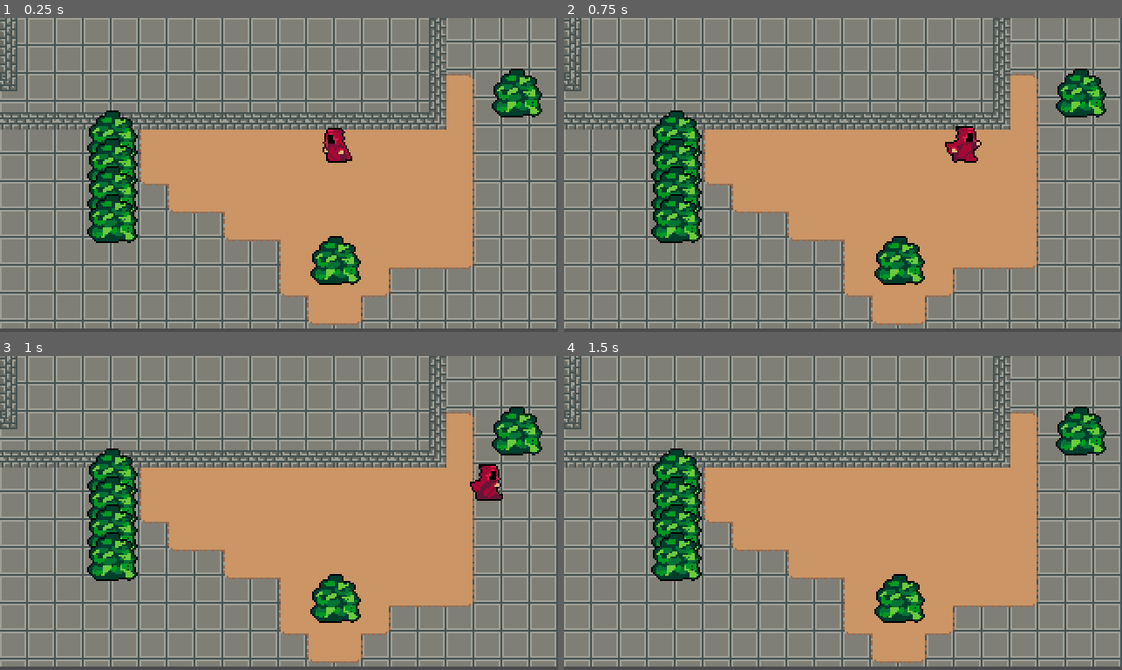
Above: before the commit, frames 1-4 (two rows, left to right).
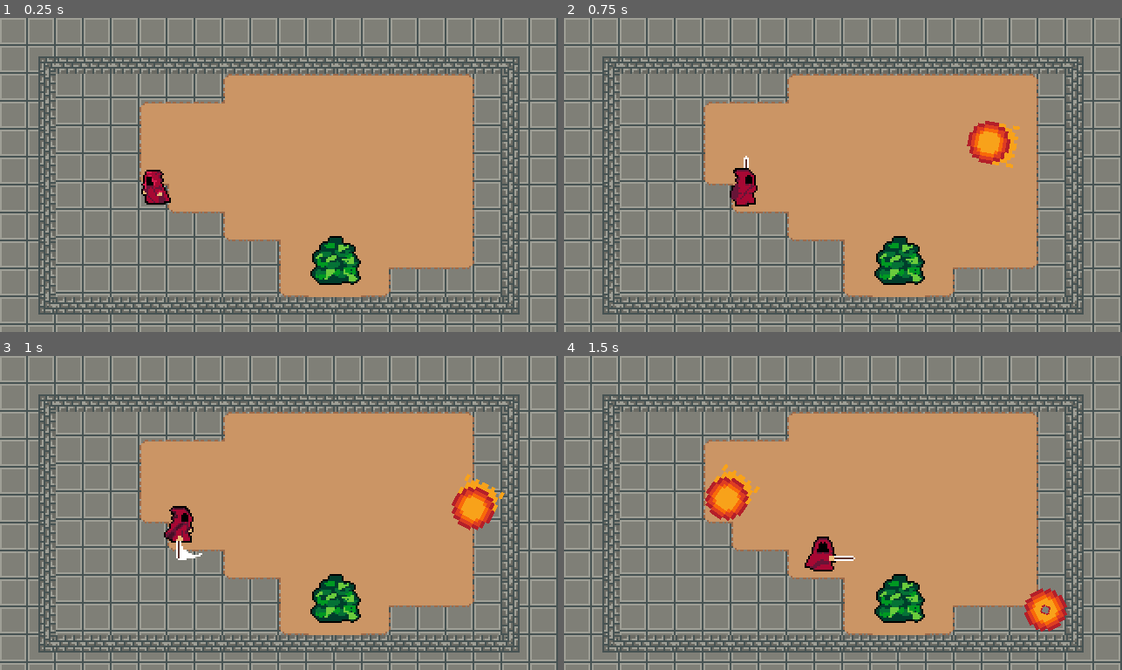
Above: after the commit, the same moments.

Repository: JosephLund/WizardRPG
Game: Godot game, scene res://World.tscn
Two runs of this game, one before a commit and one after it. Both use one fixed random seed, a clock stepped at 60 frames per second and the inputs below.
Inputs (mouse positions are in pixels of both pictures, inside the frame that each line leads up to):
- Up to frame 1 (0.25 s): no input
- Up to frame 2 (0.75 s): tap Enter at 0.5 s; move the mouse to (965, 159) at 0.52 s; hold Right (ui_right) from 0.53 s (still down); click (965, 159) at 0.6 s
- Up to frame 3 (1 s): keep holding Right (ui_right)
- Up to frame 4 (1.5 s): move the mouse to (731, 528) at 1.27 s; release Right (ui_right) at 1.28 s; hold Down (ui_down) from 1.28 s (still down); click (731, 528) at 1.35 s

The runs differ from the first frame. In frame 1, 31% of the frame differs, in the area x 0-100%, y 0-100%; in frame 2, 32%; in frame 3, 32%; in frame 4, 33%.

Commit message:
started fireball attack

Diff:
--- a/Player/Player.gd
+++ b/Player/Player.gd
@@ -3,6 +3,15 @@
 const MAX_SPEED = 200
 const ACCELERATION = 10000
 const FRICTION = 10000
+const SHOOT_SPEED = 10;
+
+enum {
+	MOVE,
+	ROLL,
+	ATTACK
+}
+
+var state = MOVE
 
 var velocity = Vector2.ZERO
 
@@ -13,9 +22,26 @@
 # called when node and children are ready, chilren _readys run first
 func _ready():
 	print("Hello, world!")
+	animationTree.active = true
 
-# called every physics tick
-func _physics_process(delta):
+# called every tick
+func _process(delta):
+	match state:
+		MOVE:
+			move_state(delta)
+		ROLL:
+			pass
+		ATTACK:
+			attack_state(delta)
+
+
+
+
+
+
+
+#move state
+func move_state(delta):
 	var input_vector = Vector2.ZERO
 
 	input_vector.x = Input.get_action_strength("ui_right") - Input.get_action_strength("ui_left")
@@ -28,6 +54,8 @@
 		# makes sure the player will be in the correct idle position when they stop moving
 		animationTree.set("parameters/Idle/blend_position", input_vector)
 		animationTree.set("parameters/Run/blend_position", input_vector)
+		# not in attack state because we dont want the player to be able to change direction mid animation
+		animationTree.set("parameters/Attack/blend_position", input_vector)
 		# sets to run animation
 		animationState.travel("Run")
 		# delta needs to be applied to anything that shouldnt be frame dependent and should work in real time
@@ -40,3 +68,26 @@
 		velocity = velocity.move_toward(Vector2.ZERO, FRICTION * delta)
 	# prevents colission errors in corners
 	velocity = move_and_slide(velocity)
+
+	if Input.is_action_just_pressed("ui_fire"):
+		shoot_fireball()
+		state = ATTACK
+
+func attack_state(delta):
+	animationState.travel("Attack")
+
+
+func attack_animation_finished():
+	state = MOVE
+
+func shoot_fireball():
+	var FireballScene = load("res://World/Fireball.tscn")
+	var fireball = FireballScene.instance()
+	var fireball_rotation = self.get_angle_to(get_global_mouse_position() - global_position )
+
+	print (fireball_rotation);
+	var world = get_tree().current_scene
+	fireball.global_position = global_position
+	fireball.rotation = fireball_rotation
+	world.add_child(fireball)
+	fireball.apply_impulse(Vector2(), ( get_global_mouse_position() - global_position ) * SHOOT_SPEED)
--- a/Player/Player.tscn
+++ b/Player/Player.tscn
@@ -8,7 +8,126 @@
 height = 5.2167
 
 [sub_resource type="Animation" id=2]
-resource_name = "IdleDown"
+resource_name = "AttackDown"
+length = 0.4
+tracks/0/type = "value"
+tracks/0/path = NodePath("Sprite:frame")
+tracks/0/interp = 1
+tracks/0/loop_wrap = true
+tracks/0/imported = false
+tracks/0/enabled = true
+tracks/0/keys = {
+"times": PoolRealArray( 0, 0.1, 0.2, 0.3 ),
+"transitions": PoolRealArray( 1, 1, 1, 1 ),
+"update": 1,
+"values": [ 36, 37, 38, 39 ]
+}
+tracks/1/type = "method"
+tracks/1/path = NodePath(".")
+tracks/1/interp = 1
+tracks/1/loop_wrap = true
+tracks/1/imported = false
+tracks/1/enabled = true
+tracks/1/keys = {
+"times": PoolRealArray( 0.4 ),
+"transitions": PoolRealArray( 1 ),
+"values": [ {
+"args": [  ],
+"method": "attack_animation_finished"
+} ]
+}
+
+[sub_resource type="Animation" id=25]
+resource_name = "AttackLeft"
+length = 0.4
+tracks/0/type = "value"
+tracks/0/path = NodePath("../Player/Sprite:frame")
+tracks/0/interp = 1
+tracks/0/loop_wrap = true
+tracks/0/imported = false
+tracks/0/enabled = true
+tracks/0/keys = {
+"times": PoolRealArray( 0, 0.1, 0.2, 0.3 ),
+"transitions": PoolRealArray( 1, 1, 1, 1 ),
+"update": 1,
+"values": [ 32, 33, 34, 35 ]
+}
+tracks/1/type = "method"
+tracks/1/path = NodePath(".")
+tracks/1/interp = 1
+tracks/1/loop_wrap = true
+tracks/1/imported = false
+tracks/1/enabled = true
+tracks/1/keys = {
+"times": PoolRealArray( 0.4 ),
+"transitions": PoolRealArray( 1 ),
+"values": [ {
+"args": [  ],
+"method": "attack_animation_finished"
+} ]
+}
+
+[sub_resource type="Animation" id=26]
+resource_name = "AttackRight"
+length = 0.4
+tracks/0/type = "value"
+tracks/0/path = NodePath("../Player/Sprite:frame")
+tracks/0/interp = 1
+tracks/0/loop_wrap = true
+tracks/0/imported = false
+tracks/0/enabled = true
+tracks/0/keys = {
+"times": PoolRealArray( 0, 0.1, 0.2, 0.3 ),
+"transitions": PoolRealArray( 1, 1, 1, 1 ),
+"update": 1,
+"values": [ 24, 25, 26, 27 ]
+}
+tracks/1/type = "method"
+tracks/1/path = NodePath(".")
+tracks/1/interp = 1
+tracks/1/loop_wrap = true
+tracks/1/imported = false
+tracks/1/enabled = true
+tracks/1/keys = {
+"times": PoolRealArray( 0.4 ),
+"transitions": PoolRealArray( 1 ),
+"values": [ {
+"args": [  ],
+"method": "attack_animation_finished"
+} ]
+}
+
+[sub_resource type="Animation" id=27]
+resource_name = "AttackUp"
+length = 0.4
+tracks/0/type = "value"
+tracks/0/path = NodePath("../Player/Sprite:frame")
+tracks/0/interp = 1
+tracks/0/loop_wrap = true
+tracks/0/imported = false
+tracks/0/enabled = true
+tracks/0/keys = {
+"times": PoolRealArray( 0, 0.1, 0.2, 0.3 ),
+"transitions": PoolRealArray( 1, 1, 1, 1 ),
+"update": 1,
+"values": [ 28, 29, 30, 31 ]
+}
+tracks/1/type = "method"
+tracks/1/path = NodePath(".")
+tracks/1/interp = 1
+tracks/1/loop_wrap = true
+tracks/1/imported = false
+tracks/1/enabled = true
+tracks/1/keys = {
+"times": PoolRealArray( 0.4 ),
+"transitions": PoolRealArray( 1 ),
+"values": [ {
+"args": [  ],
+"method": "attack_animation_finished"
+} ]
+}
+
+[sub_resource type="Animation" id=3]
 length = 0.1
 loop = true
 tracks/0/type = "value"
@@ -24,8 +143,7 @@
 "values": [ 18 ]
 }
 
-[sub_resource type="Animation" id=3]
-resource_name = "IdleLeft"
+[sub_resource type="Animation" id=4]
 length = 0.1
 tracks/0/type = "value"
 tracks/0/path = NodePath("Sprite:frame")
@@ -40,8 +158,7 @@
 "values": [ 12 ]
 }
 
-[sub_resource type="Animation" id=4]
-resource_name = "IdleRight"
+[sub_resource type="Animation" id=5]
 length = 0.1
 loop = true
 tracks/0/type = "value"
@@ -57,8 +174,7 @@
 "values": [ 0 ]
 }
 
-[sub_resource type="Animation" id=5]
-resource_name = "IdleUp"
+[sub_resource type="Animation" id=6]
 length = 0.1
 loop = true
 tracks/0/type = "value"
@@ -138,69 +254,100 @@
 "values": [ 7, 8, 9, 10, 11, 6 ]
 }
 
-[sub_resource type="AnimationNodeAnimation" id=12]
-animation = "IdleLeft"
-
-[sub_resource type="AnimationNodeAnimation" id=13]
-animation = "IdleDown"
-
-[sub_resource type="AnimationNodeAnimation" id=14]
-animation = "IdleRight"
-
-[sub_resource type="AnimationNodeAnimation" id=15]
-animation = "IdleUp"
-
-[sub_resource type="AnimationNodeBlendSpace2D" id=16]
-blend_point_0/node = SubResource( 12 )
+[sub_resource type="AnimationNodeAnimation" id=28]
+animation = "AttackLeft"
+
+[sub_resource type="AnimationNodeAnimation" id=29]
+animation = "AttackRight"
+
+[sub_resource type="AnimationNodeAnimation" id=30]
+animation = "AttackDown"
+
+[sub_resource type="AnimationNodeAnimation" id=31]
+animation = "AttackUp"
+
+[sub_resource type="AnimationNodeBlendSpace2D" id=32]
+blend_point_0/node = SubResource( 28 )
 blend_point_0/pos = Vector2( -1, 0 )
-blend_point_1/node = SubResource( 13 )
-blend_point_1/pos = Vector2( 0, 1.1 )
-blend_point_2/node = SubResource( 14 )
-blend_point_2/pos = Vector2( 1, 0 )
-blend_point_3/node = SubResource( 15 )
+blend_point_1/node = SubResource( 29 )
+blend_point_1/pos = Vector2( 1, 0 )
+blend_point_2/node = SubResource( 30 )
+blend_point_2/pos = Vector2( 0, 1.1 )
+blend_point_3/node = SubResource( 31 )
 blend_point_3/pos = Vector2( 0, -1.1 )
 min_space = Vector2( -1, -1.1 )
 max_space = Vector2( 1, 1.1 )
 blend_mode = 1
 
-[sub_resource type="AnimationNodeAnimation" id=17]
-animation = "RunLeft"
-
-[sub_resource type="AnimationNodeAnimation" id=18]
-animation = "RunDown"
-
-[sub_resource type="AnimationNodeAnimation" id=19]
-animation = "RunRight"
-
-[sub_resource type="AnimationNodeAnimation" id=20]
-animation = "RunUp"
-
-[sub_resource type="AnimationNodeBlendSpace2D" id=21]
-blend_point_0/node = SubResource( 17 )
+[sub_resource type="AnimationNodeAnimation" id=11]
+animation = "IdleLeft"
+
+[sub_resource type="AnimationNodeAnimation" id=12]
+animation = "IdleDown"
+
+[sub_resource type="AnimationNodeAnimation" id=13]
+animation = "IdleRight"
+
+[sub_resource type="AnimationNodeAnimation" id=14]
+animation = "IdleUp"
+
+[sub_resource type="AnimationNodeBlendSpace2D" id=15]
+blend_point_0/node = SubResource( 11 )
 blend_point_0/pos = Vector2( -1, 0 )
-blend_point_1/node = SubResource( 18 )
+blend_point_1/node = SubResource( 12 )
 blend_point_1/pos = Vector2( 0, 1.1 )
-blend_point_2/node = SubResource( 19 )
+blend_point_2/node = SubResource( 13 )
 blend_point_2/pos = Vector2( 1, 0 )
-blend_point_3/node = SubResource( 20 )
+blend_point_3/node = SubResource( 14 )
 blend_point_3/pos = Vector2( 0, -1.1 )
 min_space = Vector2( -1, -1.1 )
 max_space = Vector2( 1, 1.1 )
 blend_mode = 1
 
+[sub_resource type="AnimationNodeAnimation" id=16]
+animation = "RunLeft"
+
+[sub_resource type="AnimationNodeAnimation" id=17]
+animation = "RunDown"
+
+[sub_resource type="AnimationNodeAnimation" id=18]
+animation = "RunRight"
+
+[sub_resource type="AnimationNodeAnimation" id=19]
+animation = "RunUp"
+
+[sub_resource type="AnimationNodeBlendSpace2D" id=20]
+blend_point_0/node = SubResource( 16 )
+blend_point_0/pos = Vector2( -1, 0 )
+blend_point_1/node = SubResource( 17 )
+blend_point_1/pos = Vector2( 0, 1.1 )
+blend_point_2/node = SubResource( 18 )
+blend_point_2/pos = Vector2( 1, 0 )
+blend_point_3/node = SubResource( 19 )
+blend_point_3/pos = Vector2( 0, -1.1 )
+min_space = Vector2( -1, -1.1 )
+max_space = Vector2( 1, 1.1 )
+blend_mode = 1
+
+[sub_resource type="AnimationNodeStateMachineTransition" id=21]
+
 [sub_resource type="AnimationNodeStateMachineTransition" id=22]
 
-[sub_resource type="AnimationNodeStateMachineTransition" id=23]
-
-[sub_resource type="AnimationNodeStateMachine" id=10]
-states/Idle/node = SubResource( 16 )
+[sub_resource type="AnimationNodeStateMachineTransition" id=33]
+
+[sub_resource type="AnimationNodeStateMachineTransition" id=34]
+
+[sub_resource type="AnimationNodeStateMachine" id=23]
+states/Attack/node = SubResource( 32 )
+states/Attack/position = Vector2( 415, 152 )
+states/Idle/node = SubResource( 15 )
 states/Idle/position = Vector2( 415, 69 )
-states/Run/node = SubResource( 21 )
+states/Run/node = SubResource( 20 )
 states/Run/position = Vector2( 645, 69 )
-transitions = [ "Idle", "Run", SubResource( 22 ), "Run", "Idle", SubResource( 23 ) ]
+transitions = [ "Idle", "Run", SubResource( 21 ), "Run", "Idle", SubResource( 22 ), "Idle", "Attack", SubResource( 33 ), "Attack", "Idle", SubResource( 34 ) ]
 start_node = "Idle"
 
-[sub_resource type="AnimationNodeStateMachinePlayback" id=11]
+[sub_resource type="AnimationNodeStateMachinePlayback" id=24]
 
 [node name="Player" type="KinematicBody2D"]
 script = ExtResource( 2 )
@@ -209,7 +356,7 @@
 position = Vector2( 0, -8 )
 texture = ExtResource( 1 )
 hframes = 60
-frame = 12
+frame = 18
 
 [node name="CollisionShape2D" type="CollisionShape2D" parent="."]
 visible = false
@@ -218,19 +365,23 @@
 shape = SubResource( 1 )
 
 [node name="AnimationPlayer" type="AnimationPlayer" parent="."]
-anims/IdleDown = SubResource( 2 )
-anims/IdleLeft = SubResource( 3 )
-anims/IdleRight = SubResource( 4 )
-anims/IdleUp = SubResource( 5 )
-anims/RunDown = SubResource( 6 )
-anims/RunLeft = SubResource( 7 )
-anims/RunRight = SubResource( 8 )
-anims/RunUp = SubResource( 9 )
+anims/AttackDown = SubResource( 2 )
+anims/AttackLeft = SubResource( 25 )
+anims/AttackRight = SubResource( 26 )
+anims/AttackUp = SubResource( 27 )
+anims/IdleDown = SubResource( 3 )
+anims/IdleLeft = SubResource( 4 )
+anims/IdleRight = SubResource( 5 )
+anims/IdleUp = SubResource( 6 )
+anims/RunDown = SubResource( 7 )
+anims/RunLeft = SubResource( 8 )
+anims/RunRight = SubResource( 9 )
+anims/RunUp = SubResource( 10 )
 
 [node name="AnimationTree" type="AnimationTree" parent="."]
-tree_root = SubResource( 10 )
+tree_root = SubResource( 23 )
 anim_player = NodePath("../AnimationPlayer")
-active = true
-parameters/playback = SubResource( 11 )
+parameters/playback = SubResource( 24 )
+parameters/Attack/blend_position = Vector2( 0.00077343, -0.00635839 )
 parameters/Idle/blend_position = Vector2( 0, 0 )
 parameters/Run/blend_position = Vector2( 0, 0 )
--- a/World.tscn
+++ b/World.tscn
@@ -971,27 +971,14 @@
 tile_set = SubResource( 99 )
 cell_size = Vector2( 32, 32 )
 format = 1
-tile_data = PoolIntArray( -65536, 0, 0, -65535, 0, 1, -65534, 0, 1, -65533, 0, 1, -65532, 0, 1, -65531, 0, 1, -65530, 0, 1, -65529, 0, 2, 0, 0, 65536, 1, 0, 65537, 2, 0, 65537, 3, 0, 65537, 4, 0, 65537, 5, 0, 65537, 6, 0, 65537, 7, 0, 65538, 131071, 0, 196608, 65536, 0, 196614, 65537, 0, 131073, 65538, 0, 131073, 65539, 0, 131073, 65540, 0, 131073, 65541, 0, 131073, 65542, 0, 131073, 65543, 0, 131074 )
+tile_data = PoolIntArray( -2, 0, 196608, -1, 0, 6, -65536, 0, 1, -65535, 0, 1, -65534, 0, 1, -65533, 0, 1, -65532, 0, 1, -65531, 0, 1, -65530, 0, 1, -65529, 0, 1, -65528, 0, 1, -65527, 0, 1, -65526, 0, 2, 65535, 0, 65536, 0, 0, 65541, 1, 0, 131073, 2, 0, 131073, 3, 0, 131073, 4, 0, 131073, 5, 0, 131073, 6, 0, 131073, 7, 0, 131073, 8, 0, 131073, 9, 0, 65542, 10, 0, 65538, 131071, 0, 65536, 65536, 0, 65538, 65545, 0, 65536, 65546, 0, 65538, 196607, 0, 65536, 131072, 0, 65538, 131081, 0, 65536, 131082, 0, 65538, 262143, 0, 65536, 196608, 0, 65538, 196617, 0, 65536, 196618, 0, 65538, 327679, 0, 65536, 262144, 0, 65538, 262153, 0, 65536, 262154, 0, 65538, 393215, 0, 131072, 327680, 0, 196613, 327681, 0, 6, 327682, 0, 5, 327683, 0, 196609, 327684, 0, 196609, 327685, 0, 196609, 327686, 0, 196609, 327687, 0, 196609, 327688, 0, 196609, 327689, 0, 196614, 327690, 0, 131074, 393217, 0, 131072, 393218, 0, 131074 )
 
 [node name="YSort" type="YSort" parent="."]
 
 [node name="Player" parent="YSort" instance=ExtResource( 1 )]
-position = Vector2( 192, 80 )
-
-[node name="Bush" parent="YSort" instance=ExtResource( 2 )]
-position = Vector2( 64, 72 )
-
-[node name="Bush2" parent="YSort" instance=ExtResource( 2 )]
+position = Vector2( 88, 104 )
+
+[node name="Bushes" type="YSort" parent="."]
+
+[node name="Bush2" parent="Bushes" instance=ExtResource( 2 )]
 position = Vector2( 192, 144 )
-
-[node name="Bush3" parent="YSort" instance=ExtResource( 2 )]
-position = Vector2( 296, 48 )
-
-[node name="Bush5" parent="YSort" instance=ExtResource( 2 )]
-position = Vector2( 64, 88 )
-
-[node name="Bush6" parent="YSort" instance=ExtResource( 2 )]
-position = Vector2( 64, 104 )
-
-[node name="Bush7" parent="YSort" instance=ExtResource( 2 )]
-position = Vector2( 64, 120 )
--- /dev/null
+++ b/World/Fireball.gd
@@ -0,0 +1,28 @@
+extends RigidBody2D
+
+onready var sprite = $Sprite
+onready var animatedSprite = $AnimatedSprite
+
+func _ready():
+	self.set_gravity_scale(0)
+	animatedSprite.visible = false;
+	pass # Replace with function body.
+
+
+# Called every frame. 'delta' is the elapsed time since the previous frame.
+func _process(delta):
+	if Input.is_action_just_pressed("ui_fire"):
+		play_fireball_effect()
+
+
+
+
+func play_fireball_effect():
+	animatedSprite.visible = true
+	sprite.visible = false
+	animatedSprite.frame = 0
+	animatedSprite.play("Animate")
+
+
+func _on_AnimatedSprite_animation_finished():
+	queue_free()
--- /dev/null
+++ b/World/Fireball.tscn
@@ -0,0 +1,50 @@
+[gd_scene load_steps=10 format=2]
+
+[ext_resource path="res://World/Fireball.png" type="Texture" id=1]
+[ext_resource path="res://World/Fireball.gd" type="Script" id=2]
+[ext_resource path="res://Effects/FireballEffect.png" type="Texture" id=3]
+
+[sub_resource type="AtlasTexture" id=1]
+atlas = ExtResource( 3 )
+region = Rect2( 0, 0, 32, 32 )
+
+[sub_resource type="AtlasTexture" id=2]
+atlas = ExtResource( 3 )
+region = Rect2( 32, 0, 32, 32 )
+
+[sub_resource type="AtlasTexture" id=3]
+atlas = ExtResource( 3 )
+region = Rect2( 64, 0, 32, 32 )
+
+[sub_resource type="AtlasTexture" id=4]
+atlas = ExtResource( 3 )
+region = Rect2( 96, 0, 32, 32 )
+
+[sub_resource type="SpriteFrames" id=5]
+animations = [ {
+"frames": [ SubResource( 1 ), SubResource( 2 ), SubResource( 3 ), SubResource( 4 ) ],
+"loop": true,
+"name": "default",
+"speed": 5.0
+} ]
+
+[sub_resource type="CircleShape2D" id=6]
+radius = 12.2857
+
+[node name="Fireball" type="RigidBody2D"]
+script = ExtResource( 2 )
+
+[node name="Sprite" type="Sprite" parent="."]
+texture = ExtResource( 1 )
+centered = false
+offset = Vector2( -4, -2 )
+
+[node name="AnimatedSprite" type="AnimatedSprite" parent="."]
+frames = SubResource( 5 )
+centered = false
+offset = Vector2( -4, -2 )
+
+[node name="CollisionShape2D" type="CollisionShape2D" parent="."]
+position = Vector2( 12.2102, 11.8466 )
+shape = SubResource( 6 )
+[connection signal="animation_finished" from="AnimatedSprite" to="." method="_on_AnimatedSprite_animation_finished"]
--- a/project.godot
+++ b/project.godot
@@ -81,6 +81,11 @@
 , Object(InputEventKey,"resource_local_to_scene":false,"resource_name":"","device":0,"alt":false,"shift":false,"control":false,"meta":false,"command":false,"pressed":false,"scancode":83,"unicode":0,"echo":false,"script":null)
  ]
 }
+ui_fire={
+"deadzone": 0.5,
+"events": [ Object(InputEventMouseButton,"resource_local_to_scene":false,"resource_name":"","device":0,"alt":false,"shift":false,"control":false,"meta":false,"command":false,"button_mask":0,"position":Vector2( 0, 0 ),"global_position":Vector2( 0, 0 ),"factor":1.0,"button_index":1,"pressed":false,"doubleclick":false,"script":null)
+ ]
+}
 
 [rendering]
 
Binary file added: Effects/FireballEffect.png
Not shown, added: Effects/FireballEffect.png.import
Binary file changed: Player/Player.png
Not shown: 5 places in Player/Player.tscn that only renumber resources
Not shown: 4 places in World.tscn that only renumber resources
Binary file added: World/Fireball.png
Not shown, added: World/Fireball.png.import
